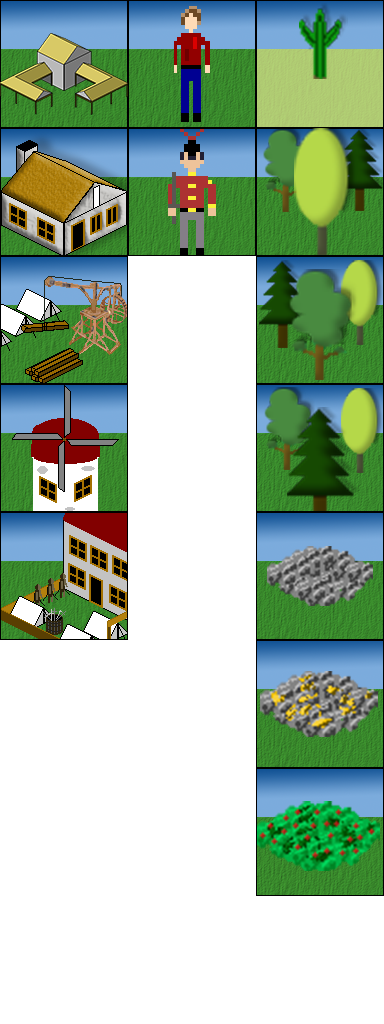
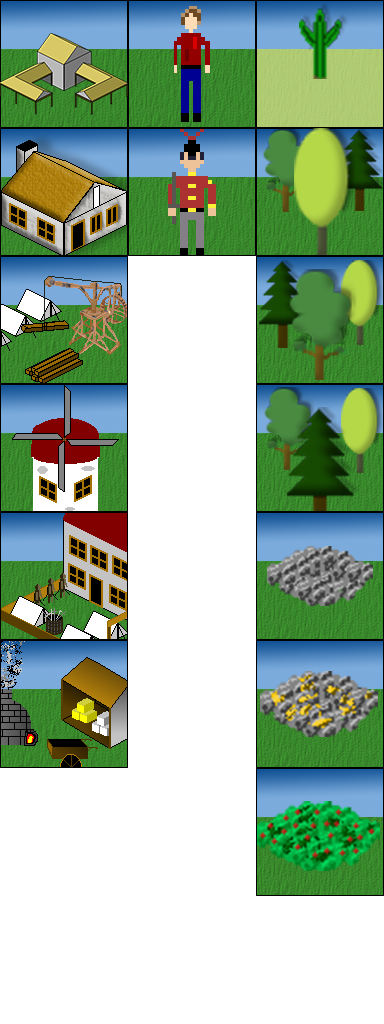
Layers edited between the first and the second 384x1024 image:
added layer "Layer 5" above "Layer 4" over box(0, 640, 128, 768)
